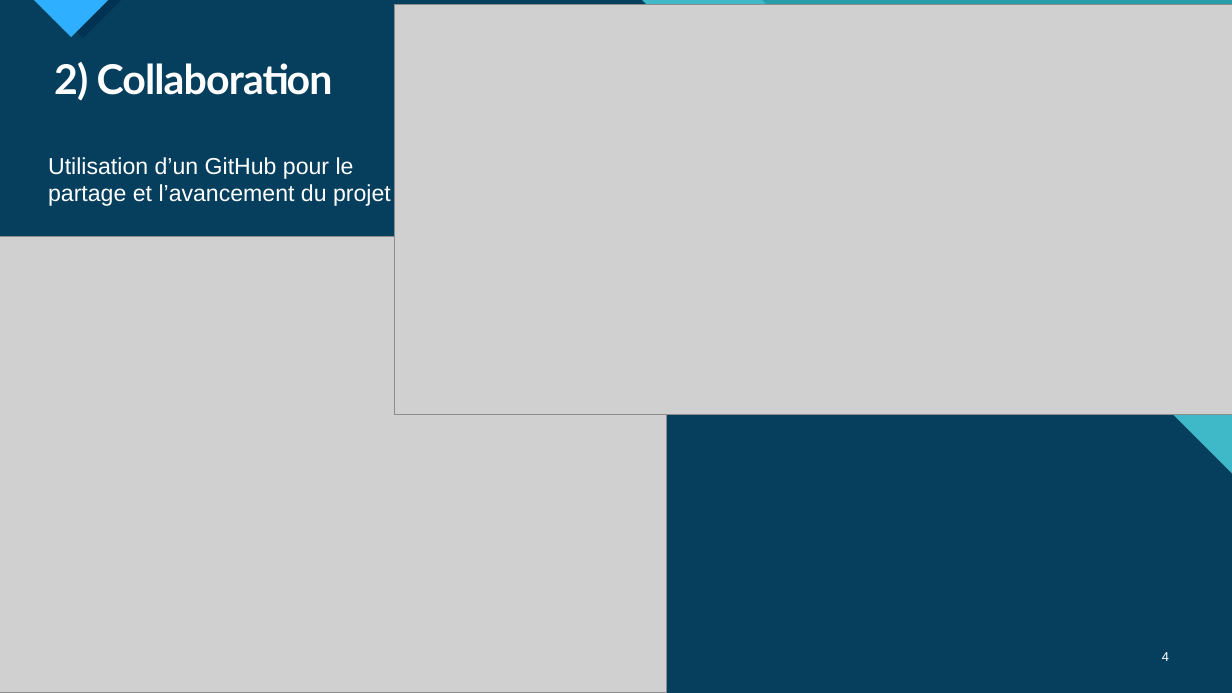
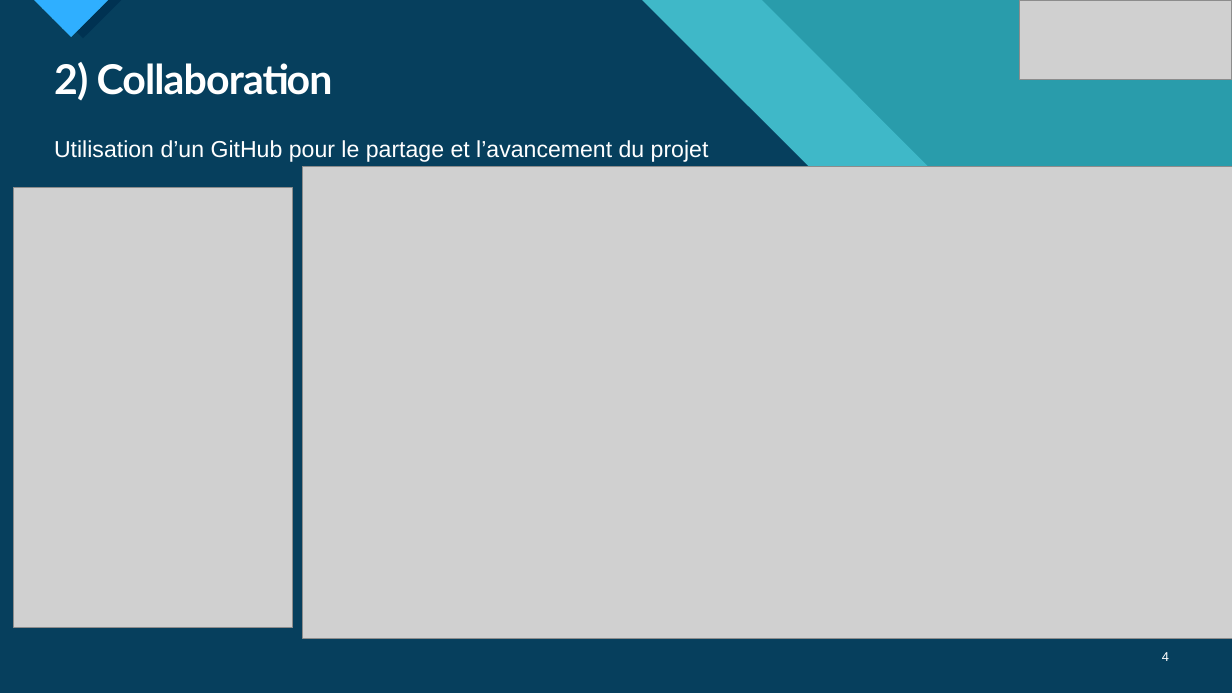
Before and after one commit to m4mchlk-svg/Projet-Pico-Centrale-Hydro-l-ctrique-BTS-CIEL-2nd, a slide deck: slide 4 of Rapport de PROJET/Diapo-Oral.pptx. Drawn at 1232x693 pixels with LibreOffice and Linux fonts; fonts in the diff are those of the drawing; grey boxes stand for pictures. Boxes give left, top, right and bottom in pixels: in the first picture for what was removed or moved away, otherwise in the second. Text is boxed around its words. In the diff, an @@ line names an element or a change of style, - is before the commit and + after.

```diff
--- a/Rapport de PROJET/Diapo-Oral.pptx
+++ b/Rapport de PROJET/Diapo-Oral.pptx
@@ picture added at [1019,0,1232,79] @@
@@ text "Utilisation d’un GitHub pour le ..." rewrapped from [48,157,391,206] to [54,140,709,162] @@
@@ picture: place and size @@
-picture at [395,5,1232,414]
+picture at [302,167,1232,639]
@@ picture: place and size @@
-picture at [0,237,666,693]
+picture at [14,188,292,628]
```
Also in this commit, not shown: 8 other slides changed, 2 slides removed.
